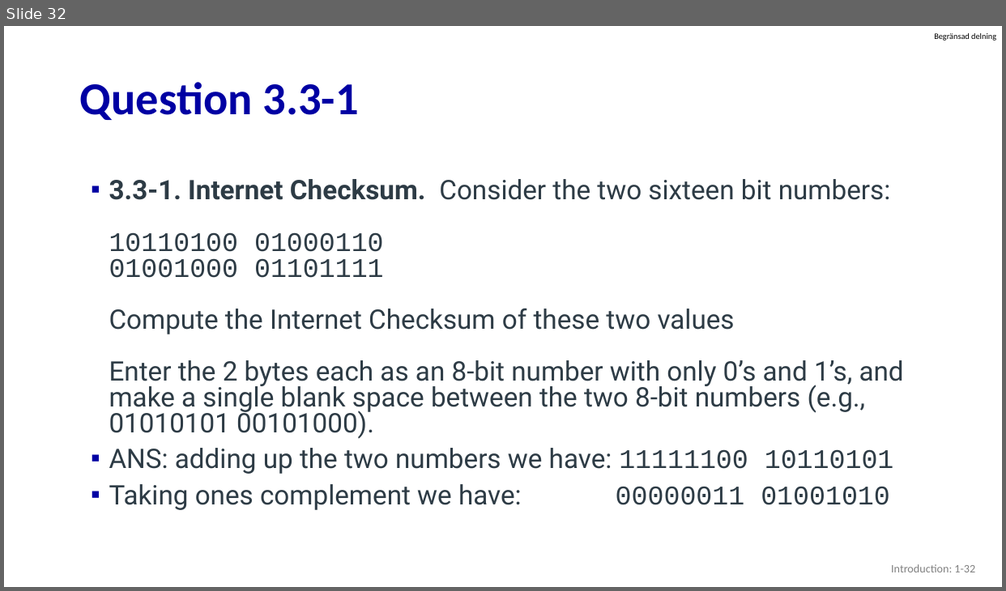
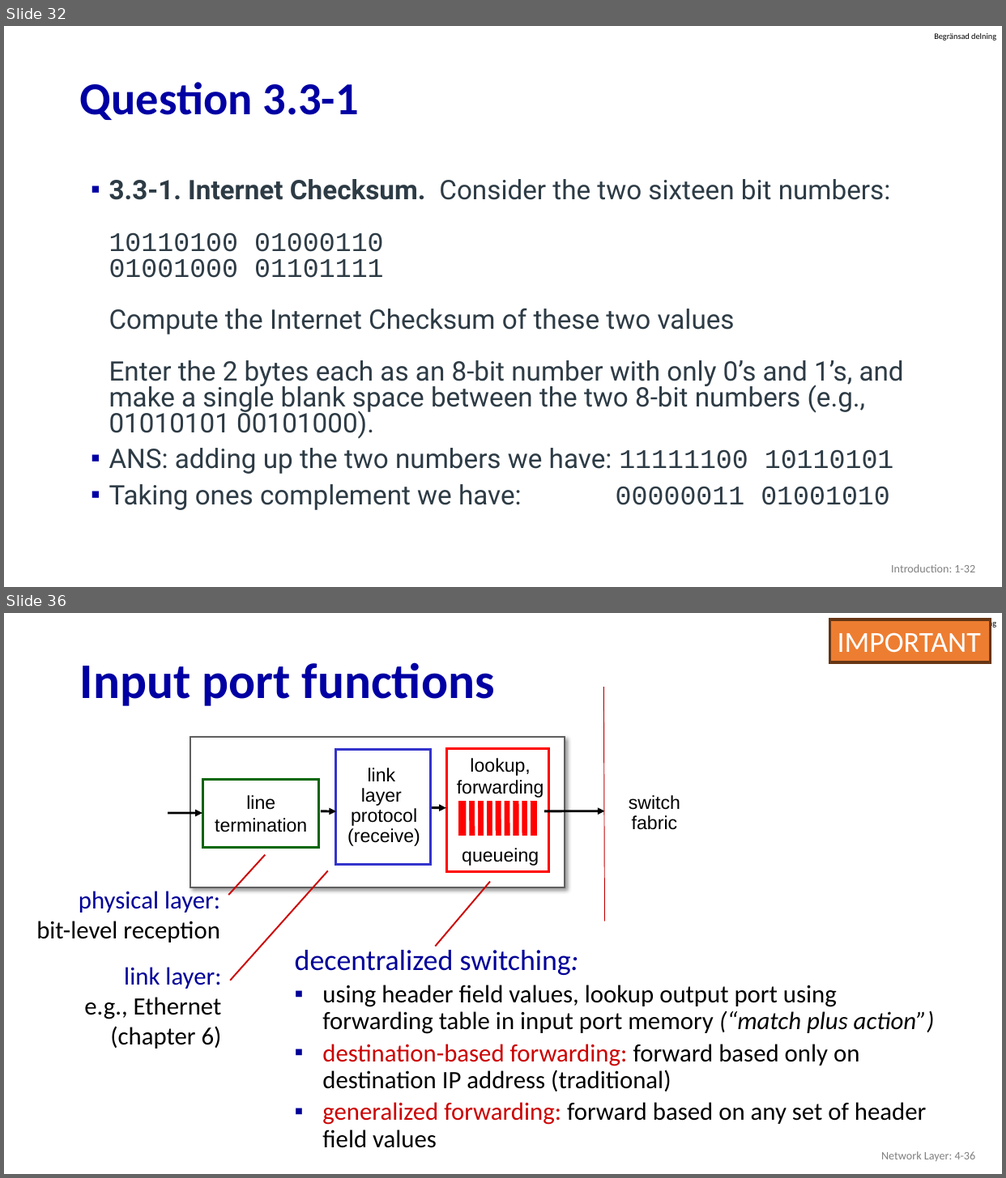
Before and after one commit to guhofstra/CSC175, a slide deck: PPTs/Quiz/Midterm Exam 2024.pptx. Shown one above the other, each under a label of ours: slide 32 before the commit, slides 32 and 36 after it; the slides between them are not shown. The pictures are 1006x591 and 1006x1178 pixels, drawn with LibreOffice and Linux fonts; fonts in the diff are those of the drawing. Boxes give left, top, right and bottom in pixels: in the first picture for what was removed or moved away, otherwise in the second. Text is boxed around its words. In the diff, an @@ line names an element or a change of style, - is before the commit and + after.

```diff
--- a/PPTs/Quiz/Midterm Exam 2024.pptx
+++ b/PPTs/Quiz/Midterm Exam 2024.pptx
@@ slide 36 added at <box>4,613,1002,1174</box>, background #FFFFFF; not listed: 1 template element that a slide beside it also shows @@
@@ rectangle added at <box>829,619,990,662</box>, fill #ED7D31, outline #683715 3 pt, 28 pt, text #FFFFFF @@
+IMPORTANT
@@ title added at <box>80,662,495,706</box>, 48 pt, text #0000A3, bold @@
+Input port functions
@@ line added from (603, 687) to (604, 922), #C00000 0.75 pt @@
@@ rectangle added at <box>190,737,565,888</box>, fill #FFFFFF, outline #5F5F5F 1.5 pt @@
@@ rectangle added at <box>446,748,548,872</box>, fill #FFFFFF, outline #FF0000 2.25 pt @@
@@ text added at <box>457,758,544,866</box>, 18 pt, text #000000 @@
+lookup,
+forwarding
+queueing
@@ rectangle added at <box>203,779,319,847</box>, fill #FFFFFF, outline #006600 2.25 pt, 18 pt, text #000000 @@
+line
+termination
@@ group added at <box>457,799,539,837</box>: 8 lines, 1 rectangle @@
@@ text added at <box>629,795,680,830</box>, 18 pt, text #000000 @@
+switch
+fabric
@@ arrow added from (168, 813) to (202, 813), #000000 2.25 pt @@
@@ arrow added from (431, 807) to (446, 808), #000000 2.25 pt @@
@@ arrow added from (544, 811) to (604, 811), #000000 2.25 pt @@
@@ line added from (228, 895) to (266, 855), #CC0000 1.5 pt @@
@@ group added at <box>84,749,430,1049</box>: 2 texts, 1 rectangle, 1 arrow, 1 line @@
+link
+layer
+protocol
+(receive)
+link layer:
+e.g., Ethernet
+(chapter 6)
@@ text added at <box>36,888,220,943</box>, 24 pt, text #000000 @@
+physical layer:
+bit-level reception
@@ line added from (435, 946) to (490, 882), #CC0000 1.5 pt @@
@@ text added at <box>295,946,935,1148</box>, 24 pt, text #000000 @@
+decentralized switching:
+▪ using header field values, lookup output port using forwarding table in input port memory (“match plus action”)
+▪ destination-based forwarding: forward based only on destination IP address (traditional)
+▪ generalized forwarding: forward based on any set of header field values
@@ text added at <box>881,1152,976,1161</box>, 11 pt, text #808080 @@
+Network Layer: 4-36
```
Also in this commit, not shown: 10 slides changed, 6 other slides added, 1 other file.
